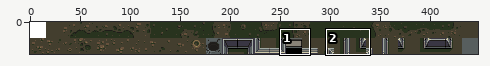
A sprite sheet gets an edit: assets/img/sci-fi-tiles.png. Above, an overview of the earlier version with the close-up marked.
Close-up. The starting point:
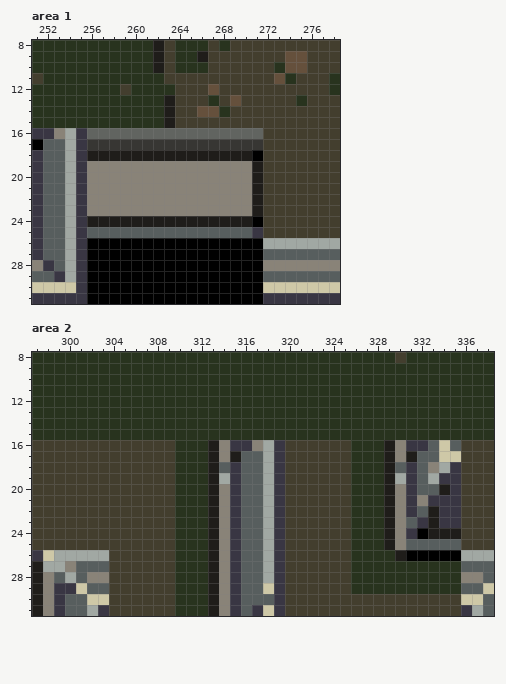
The file is 448x32 pixels. Colours within 5 levels of each other are drawn and written as one. Shown: area 1: x 251..278, y 8..31; area 2: x 297..338, y 8..31.
New version:
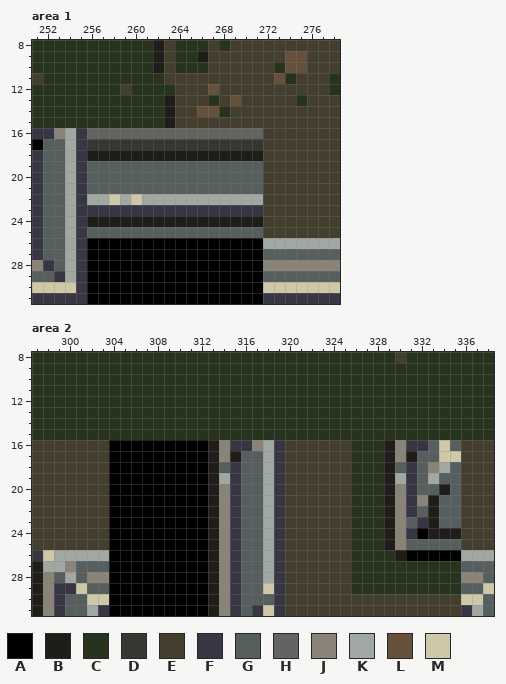
Palette (. is transparent): A #000000  B #1f1d1a  C #28331e  D #373633  E #433e2e  F #393643  G #575e5e  H #616460  J #898378  K #a1a8a3  L #65503c  M #cec8a7
Difference:
Area 1:
y 18: x 271 A -> B
y 19..21: x 256..271 JJJJJJJJJJJJJJJB -> GGGGGGGGGGGGGGGG
y 22: x 256..271 JJJJJJJJJJJJJJJB -> KKMKMKKKKKKKKKKK
y 23: x 256..271 JJJJJJJJJJJJJJJB -> FFFFFFFFFFFFFFFF
y 24: x 271 A -> B
y 25: x 271 F -> G
Area 2:
y 16..17: x 304..312 EEEEEECCC -> AAAAAAAAA
y 18: x 304..312 EEEEEECCC -> AAAAAAAAA; x 335 F -> G
y 19: x 304..312 EEEEEECCC -> AAAAAAAAA; x 334..335 FF -> GG
y 20: x 304..312 EEEEEECCC -> AAAAAAAAA; x 335 F -> G
y 21: x 304..312 EEEEEECCC -> AAAAAAAAA; x 333..335 FFF -> BGG
y 22..23: x 304..312 EEEEEECCC -> AAAAAAAAA; x 334..335 FF -> GG
y 24..31: x 304..312 EEEEEECCC -> AAAAAAAAA
